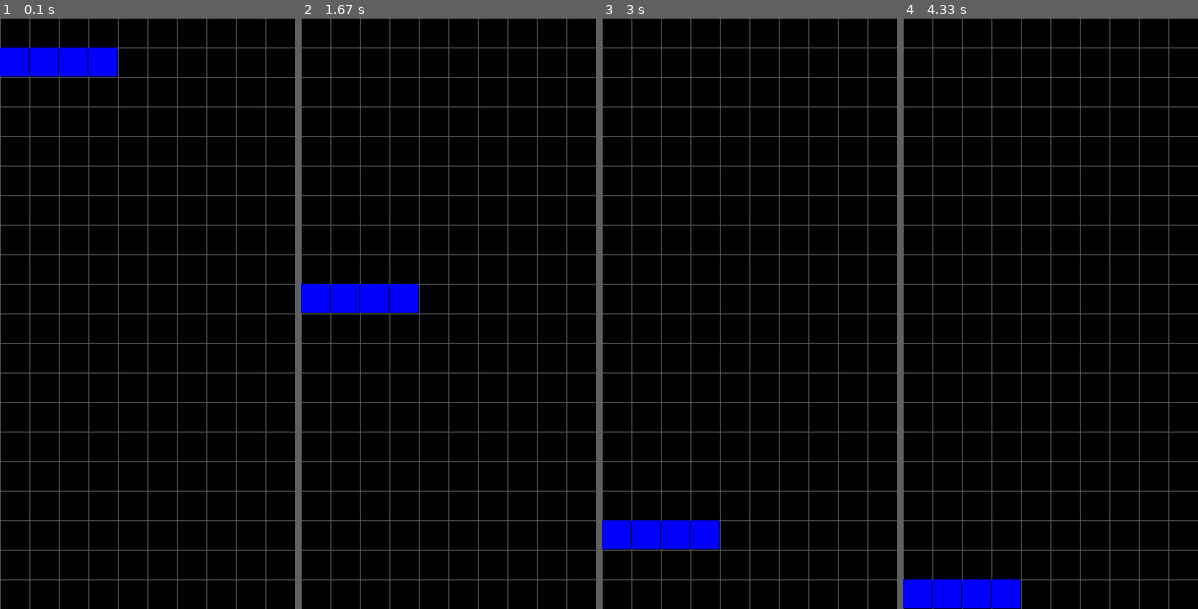
Above: before the commit, frames 1-4 (left to right).
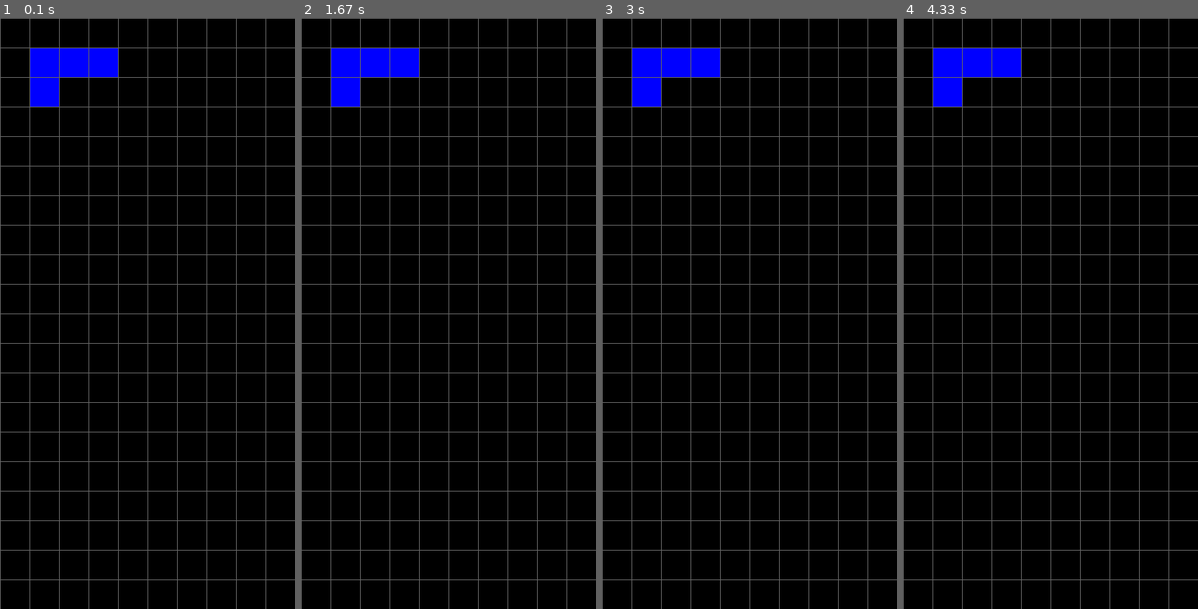
Above: after the commit, the same moments.

Repository: MrGio7/Tetris-pygame
Game: pygame game, started from main.py
Same seed, same stepped clock (60 frames per second), same inputs: the game is played once before the commit and once after it.
Inputs:
- Up to frame 1 (0.1 s): no input
- Up to frame 2 (1.67 s): no input
- Up to frame 3 (3 s): no input
- Up to frame 4 (4.33 s): no input

The runs differ from the first frame. In frame 1, 1.1% of the frame differs, in the area x 0-40%, y 5-15%; in frame 2, 3.8%, in the area x 0-40%, y 5-50%; in frame 3, 3.8%; in frame 4, 3.8%.

Commit message:
added draw matrix and random

Diff:
--- a/blocks.py
+++ b/blocks.py
@@ -1,33 +1,43 @@
 import pygame
+import random
 from pygame.constants import K_LEFT, K_RIGHT, K_UP
 from window import Window
 
 class Blocks(Window):
     def __init__(self):
         super().__init__()
-        self.blocks = []
-        self.block_I = []
-        self.block_I_1 = []
-        self.block2 = []
-        self.block3 = []
-        self.block4 = []
-        self.block5 = []
-        self.block6 = []
-        self.block7 = []
+        self.shape = [
+        [[1, 5, 9, 13], [4, 5, 6, 7]],
+        [[4, 5, 9, 10], [2, 6, 5, 9]],
+        [[6, 7, 9, 10], [1, 5, 6, 10]],
+        [[1, 2, 5, 9], [0, 4, 5, 6], [1, 5, 9, 8], [4, 5, 6, 10]],
+        [[1, 2, 6, 10], [5, 6, 7, 9], [2, 6, 10, 11], [3, 5, 6, 7]],
+        [[1, 4, 5, 6], [1, 4, 5, 9], [4, 5, 6, 9], [1, 5, 6, 9]],
+        [[1, 2, 5, 6]]
+        ]
+        self.matrix = [
+            [0,1,2,3],
+            [4,5,6,7],
+            [8,9,10,11],
+            [12,13,14,15],
+        ]
+        self.random_shape = random.randint(0, int(len(self.shape) - 1))
+        self.random_figure = random.randint(0, int(len(self.shape[self.random_shape]) - 1))
         self.update = 0
+        self.rotation = 0
 
-    def block_init(self):
-        for i in range(4):
-            I = [i*self.width/self.columns, self.height/self.rows]
-            self.block_I.append(I)
-            I_1 = [self.width/self.columns, i*self.height/self.rows]
-            self.block_I_1.append(I_1)
-        self.blocks.append(self.block_I)
+    def block_rotation(self):
+        self.rotation = self.rotation + 1 % len(self.blocks[0])
 
     def block_draw(self):
-        for obj in self.blocks:
-            for ch in obj:
-                pygame.draw.rect(self.screen, self.BLUE, [ch[0], ch[1], self.size - 1, self.size - 1], width=0)
+        for i in self.shape[self.random_shape][self.random_figure]:
+            posx = 0
+            posy = 0
+            for row in self.matrix:
+                if i in row:
+                    posx = row.index(i)
+                    posy = self.matrix.index(row)
+            pygame.draw.rect(self.screen, self.BLUE, [self.size*posx + 1, self.size*posy + 1, self.size - 1, self.size - 1], width=0)
 
     def block_drop(self):
         key = pygame.key.get_pressed()
--- a/main.py
+++ b/main.py
@@ -4,9 +4,6 @@
 pygame.init()
 
 blocks = Blocks()
-
-blocks.block_init()
-print(blocks.blocks)
 
 clock = pygame.time.Clock()
 loop = True
@@ -20,6 +17,5 @@
 
     blocks.draw_bg()
     blocks.block_draw()
-    blocks.block_drop()
 
     pygame.display.flip()
